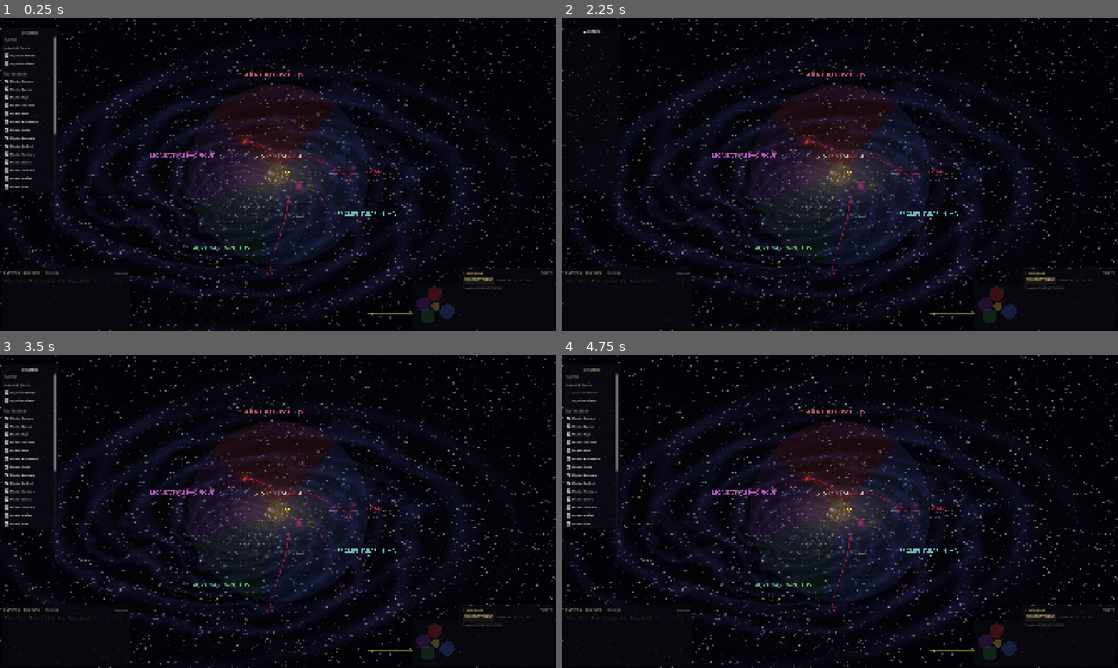
Above: before the commit, frames 1-4 (two rows, left to right).
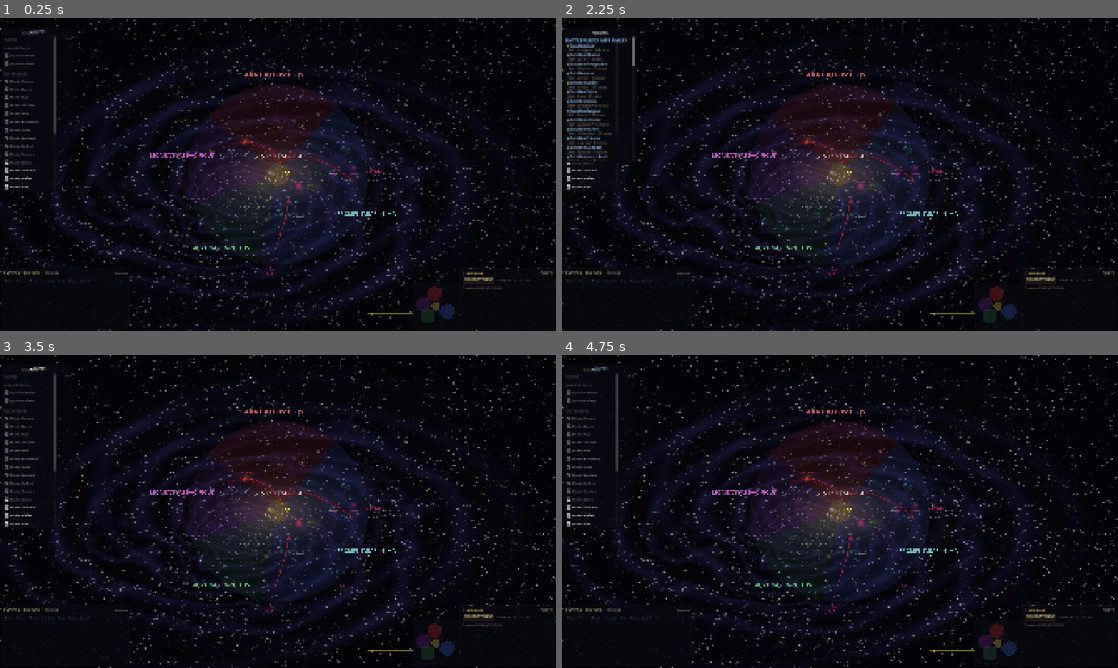
Above: after the commit, the same moments.

Repository: TomiParis/Warhammer-tomi
Game: Godot game, scene res://scenes/galaxy_map.tscn
Same seed, same stepped clock (60 frames per second), same inputs: the game is played once before the commit and once after it.
Inputs (mouse positions are in pixels of both pictures, inside the frame that each line leads up to):
- Up to frame 1 (0.25 s): no input
- Up to frame 2 (2.25 s): click "▼ FILTROS" at 0.5 s; click (589, 33) at 1.25 s, where only the run before the commit has a clickable "► FILTROS"; click "▼ FILTROS" (after the commit: "► FLOTAS") at 2 s
- Up to frame 3 (3.5 s): click "► FILTROS" (after the commit: "▼ FLOTAS") at 2.75 s
- Up to frame 4 (4.75 s): click "Imperium Sanctus" at 3.5 s; click "Imperium Nihilus" at 4.25 s

The runs differ from the first frame. In frame 1, 0.7% of the frame differs, in the area x 0-14%, y 3-47%; in frame 2, 1.6%, in the area x 0-14%, y 3-56%; in frame 3, 0.7%; in frame 4, 0.7%.

Commit message:
Panel directorio de flotas: lista completa por tipo, clickeable
FleetListPanel (izquierda, minimizable "► FLOTAS"):
- BATTLEFLEETS IMPERIALES: lista de ~26 con estado (●), admiral, naves
  Click en nombre → abre FleetPanel + navega al segmentum
- TRANSPORTE IMPERIAL: disponibles/en ruta, link "Ver detalle"
  Click → abre FleetPanel con resumen de transportes
- EN EL WARP: convoys en tránsito con turnos restantes, alertas
- FLOTAS ASTARTES: lista de capítulos con Battle Barges

Cada nombre es clickeable (BBCode [url]) para ubicar y seleccionar
Se actualiza automáticamente cada turno
Minimizable como el panel de filtros

Co-Authored-By: Claude Opus 4.6 (1M context) <noreply@anthropic.com>

Diff:
--- a/scenes/galaxy_map.tscn
+++ b/scenes/galaxy_map.tscn
@@ -13,6 +13,7 @@
 [ext_resource type="Script" path="res://scripts/ui/event_log.gd" id="11"]
 [ext_resource type="Script" path="res://scripts/ui/chapter_panel.gd" id="12"]
 [ext_resource type="Script" path="res://scripts/ui/fleet_panel.gd" id="13"]
+[ext_resource type="Script" path="res://scripts/ui/fleet_list_panel.gd" id="14"]
 
 [sub_resource type="ShaderMaterial" id="ShaderMaterial_star"]
 shader = ExtResource("3")
@@ -138,3 +139,10 @@
 offset_right = -5.0
 offset_bottom = -220.0
 script = ExtResource("13")
+
+[node name="FleetListPanel" type="PanelContainer" parent="UILayer"]
+offset_left = 5.0
+offset_top = 60.0
+offset_right = 255.0
+offset_bottom = 500.0
+script = ExtResource("14")
--- a/scripts/galaxy_map/galaxy_map.gd
+++ b/scripts/galaxy_map/galaxy_map.gd
@@ -26,6 +26,7 @@
 @onready var minimap_container: Control = $UILayer/Minimap
 @onready var chapter_panel: PanelContainer = $UILayer/ChapterPanel
 @onready var fleet_panel: PanelContainer = $UILayer/FleetPanel
+@onready var fleet_list_panel: PanelContainer = $UILayer/FleetListPanel
 
 # === DATOS ===
 var galaxy: Dictionary = {}
@@ -195,7 +196,7 @@
 
 func _is_mouse_over_ui() -> bool:
 	var mouse_pos: Vector2 = get_viewport().get_mouse_position()
-	var ui_panels: Array = [info_panel, filter_panel, search_panel, chapter_panel, fleet_panel]
+	var ui_panels: Array = [info_panel, filter_panel, search_panel, chapter_panel, fleet_panel, fleet_list_panel]
 	var turn_p: Control = ui_layer.get_node_or_null("TurnPanel")
 	if turn_p:
 		ui_panels.append(turn_p)
@@ -359,6 +360,16 @@
 	if fleet_panel:
 		fleet_panel.visible = false
 
+func _show_fleet_transports() -> void:
+	var gd_node: Node = get_node_or_null("/root/GameData")
+	if gd_node == null:
+		return
+	if fleet_panel and fleet_panel.has_method("show_transport_summary"):
+		fleet_panel.show_transport_summary(gd_node.fleet_data)
+		fleet_panel.visible = true
+		if info_panel:
+			info_panel.visible = false
+
 func _screen_to_world(screen_pos: Vector2) -> Vector2:
 	var viewport_size: Vector2 = get_viewport_rect().size
 	var cam_pos: Vector2 = camera.global_position
--- /dev/null
+++ b/scripts/ui/fleet_list_panel.gd
@@ -0,0 +1,189 @@
+## fleet_list_panel.gd - Lista de todas las flotas por tipo, clickeables para ubicar
+extends PanelContainer
+
+var _content: RichTextLabel = null
+var _toggle_btn: Button = null
+var _scroll_container: ScrollContainer = null
+var _minimized: bool = true
+
+func _ready() -> void:
+	mouse_filter = Control.MOUSE_FILTER_STOP
+
+	# Posición: izquierda, debajo de filtros
+	anchor_left = 0.0
+	anchor_top = 0.0
+	offset_left = 5.0
+	offset_top = 35.0
+	custom_minimum_size = Vector2(250, 0)
+
+	var style: StyleBoxFlat = StyleBoxFlat.new()
+	style.bg_color = Color(0.03, 0.03, 0.06, 0.5)
+	style.set_content_margin_all(2)
+	style.set_corner_radius_all(0)
+	add_theme_stylebox_override("panel", style)
+
+	var main_vbox: VBoxContainer = VBoxContainer.new()
+	main_vbox.add_theme_constant_override("separation", 0)
+	add_child(main_vbox)
+
+	_toggle_btn = Button.new()
+	_toggle_btn.text = "► FLOTAS"
+	_toggle_btn.flat = true
+	_toggle_btn.add_theme_color_override("font_color", Color(0.4, 0.55, 0.7))
+	_toggle_btn.add_theme_font_size_override("font_size", 11)
+	_toggle_btn.pressed.connect(_on_toggle)
+	main_vbox.add_child(_toggle_btn)
+
+	_scroll_container = ScrollContainer.new()
+	_scroll_container.visible = false
+	_scroll_container.custom_minimum_size = Vector2(240, 400)
+	_scroll_container.size_flags_vertical = Control.SIZE_EXPAND_FILL
+	main_vbox.add_child(_scroll_container)
+
+	_content = RichTextLabel.new()
+	_content.bbcode_enabled = true
+	_content.fit_content = true
+	_content.scroll_active = false
+	_content.size_flags_horizontal = Control.SIZE_EXPAND_FILL
+	_content.add_theme_color_override("default_color", Color(0.6, 0.58, 0.5))
+	_content.add_theme_font_size_override("normal_font_size", 11)
+	_content.meta_clicked.connect(_on_fleet_clicked)
+	_scroll_container.add_child(_content)
+
+	# Conectar señal de turno para actualizar
+	call_deferred("_connect_signals")
+
+func _connect_signals() -> void:
+	var ts: Node = get_node_or_null("/root/TurnSystem")
+	if ts and ts.has_signal("turno_completado"):
+		ts.turno_completado.connect(func(_r: Dictionary) -> void: _refresh())
+
+func _on_toggle() -> void:
+	_minimized = not _minimized
+	_scroll_container.visible = not _minimized
+	_toggle_btn.text = "▼ FLOTAS" if not _minimized else "► FLOTAS"
+	_update_style()
+	if not _minimized:
+		_refresh()
+
+func _update_style() -> void:
+	var style: StyleBoxFlat = StyleBoxFlat.new()
+	if _minimized:
+		style.bg_color = Color(0.03, 0.03, 0.06, 0.5)
+		style.set_content_margin_all(2)
+	else:
+		style.bg_color = Color(0.03, 0.03, 0.06, 0.88)
+		style.border_color = Color(0.3, 0.45, 0.6, 0.2)
+		style.border_width_right = 1
+		style.set_content_margin_all(6)
+	style.set_corner_radius_all(0)
+	add_theme_stylebox_override("panel", style)
+
+func _refresh() -> void:
+	if _content == null:
+		return
+	var gd_node: Node = get_node_or_null("/root/GameData")
+	if gd_node == null:
+		_content.text = "[color=#605a4a]Sin datos.[/color]"
+		return
+
+	var fl_data: Dictionary = gd_node.fleet_data
+	if fl_data.is_empty():
+		_content.text = "[color=#605a4a]Sin flotas generadas.[/color]"
+		return
+
+	var t: String = ""
+
+	# === BATTLEFLEETS ===
+	t += "[color=#5a8ab0][b]BATTLEFLEETS IMPERIALES[/b][/color]\n"
+	var battlefleets: Array = fl_data.get("battlefleets", [])
+	for bf_idx: int in battlefleets.size():
+		var bf: Dictionary = battlefleets[bf_idx]
+		var estado: String = str(bf["estado"])
+		var estado_icon: String = "●"
+		var estado_col: String = "6b8c5a"
+		match estado:
+			"patrulla": estado_col = "6b8c5a"
+			"desplegada": estado_col = "c09a40"
+			"combate": estado_col = "8c5a5a"
+			"reparaciones": estado_col = "c09a40"
+
+		var naves: int = int(bf["naves_capital"]) + int(bf["cruceros"]) + int(bf["escoltas"])
+		t += " [color=#%s]%s[/color] [url=bf_%d][color=#8aaccc]%s[/color][/url]\n" % [
+			estado_col, estado_icon, bf_idx, str(bf["nombre"])]
+		t += "   [color=#605a4a]%s • %d naves[/color]\n" % [str(bf["admiral"]).replace("Lord Admiral ", "Adm. "), naves]
+
+	# === FLOTAS DE TRANSPORTE ===
+	t += "\n[color=#807a6b][b]TRANSPORTE IMPERIAL[/b][/color]\n"
+	var transports: Array = fl_data.get("transport_fleets", [])
+	var avail: int = 0
+	var en_ruta: int = 0
+	for tr: Dictionary in transports:
+		if str(tr["estado"]) == "disponible":
+			avail += 1
+		else:
+			en_ruta += 1
+	t += " [color=#6b8c5a]%d disponibles[/color] • [color=#c09a40]%d en ruta[/color]\n" % [avail, en_ruta]
+	t += " [url=transport_all][color=#8aaccc]Ver detalle de transportes[/color][/url]\n"
+
+	# === EN TRÁNSITO (WARP) ===
+	var in_transit: Array = fl_data.get("fleets_in_transit", [])
+	if not in_transit.is_empty():
+		t += "\n[color=#c09a40][b]EN EL WARP (%d)[/b][/color]\n" % in_transit.size()
+		for ft: Dictionary in in_transit:
+			var turnos: int = int(ft["turnos_restantes"])
+			var perdido: bool = bool(ft.get("perdido_warp", false))
+			if perdido:
+				t += " [color=#8c5a5a]⚠ %s — PERDIDO[/color]\n" % str(ft["nombre"])
+			else:
+				t += " [color=#807a6b]→ %s (%d turnos)[/color]\n" % [str(ft["nombre"]), turnos]
+
+	# === FLOTAS ASTARTES ===
+	var chapters: Array = gd_node.chapters
+	var astartes_fleets: int = 0
+	for ch: Dictionary in chapters:
+		var flota: Dictionary = ch.get("flota", {})
+		if int(flota.get("battle_barges", 0)) > 0:
+			astartes_fleets += 1
+	if astartes_fleets > 0:
+		t += "\n[color=#5a7a9a][b]FLOTAS ASTARTES (%d)[/b][/color]\n" % astartes_fleets
+		for ch: Dictionary in chapters:
+			var flota: Dictionary = ch.get("flota", {})
+			var bb: int = int(flota.get("battle_barges", 0))
+			var sc: int = int(flota.get("strike_cruisers", 0))
+			if bb > 0:
+				var col: Color = ch.get("color_primario", Color.WHITE)
+				var hex: String = col.to_html(false)
+				t += " [color=#%s]●[/color] [color=#8aaccc]%s[/color]\n" % [hex, str(ch["nombre"])]
+				t += "   [color=#605a4a]%d BB, %d SC[/color]\n" % [bb, sc]
+
+	_content.text = t
+
+func _on_fleet_clicked(meta: Variant) -> void:
+	var meta_str: String = str(meta)
+	var gd_node: Node = get_node_or_null("/root/GameData")
+	if gd_node == null:
+		return
+
+	var galaxy_map = get_tree().get_first_node_in_group("galaxy_map")
+	if galaxy_map == null:
+		return
+
+	if meta_str.begins_with("bf_"):
+		# Click en Battlefleet → abrir panel y navegar al sector
+		var bf_idx: int = int(meta_str.substr(3))
+		var battlefleets: Array = gd_node.fleet_data.get("battlefleets", [])
+		if bf_idx >= 0 and bf_idx < battlefleets.size():
+			var bf: Dictionary = battlefleets[bf_idx]
+			if galaxy_map.has_method("_show_fleet"):
+				galaxy_map._show_fleet(bf)
+			# Navegar al segmentum del sector de la fleet
+			var sector_key: String = str(bf["sector"])
+			var parts: PackedStringArray = sector_key.split(".")
+			if parts.size() >= 1 and galaxy_map.has_method("navigate_to_segmentum"):
+				galaxy_map.navigate_to_segmentum(parts[0])
+
+	elif meta_str == "transport_all":
+		# Click en "Ver detalle de transportes"
+		if galaxy_map.has_method("_show_fleet_transports"):
+			galaxy_map._show_fleet_transports()
Not shown: 1 places in scenes/galaxy_map.tscn that only renumber resources
